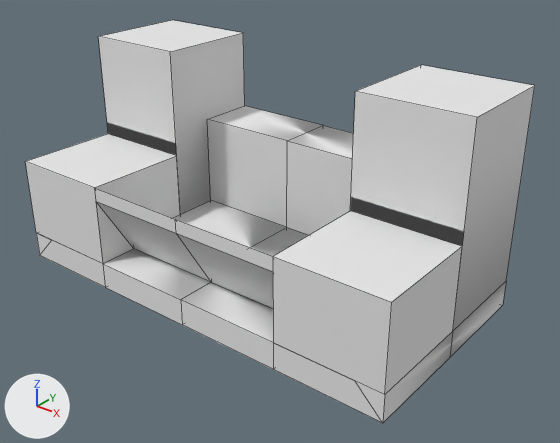
Before and after pictures for a commit that changed the OBJ model src/main/resources/assets/totally_immersive/models/block/multiblock/chemical_bath.obj.
Rendered twice from a camera (50 mm lens) standing at (6.14, -4.84, 3.68) and looking at (2.26, 0.01, 0.68). Lighting does not change. The marker at lower left points along +X, +Y and +Z. Mesh edges are drawn as thin lines. Where no turn or scale is listed for an object, it has been applied to the vertices.
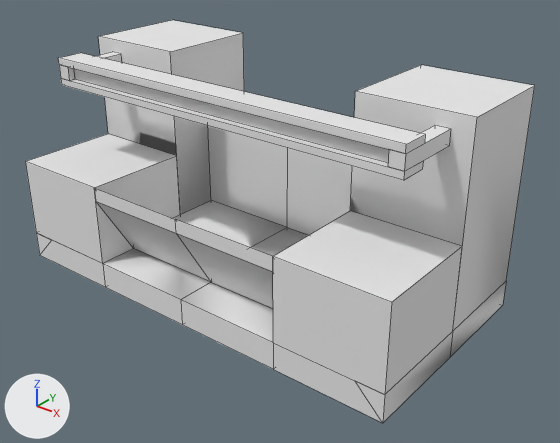
Where the change shows, as pixel boxes (x1, y1, x2, y2) in the pictures (560 x 443 px):
part 1 of me_cube, added
    after: (58, 52, 451, 180)
part 2 of me_cube, added
    after: (74, 69, 389, 163)

The change, as a list of edits to the scene's bpy script:
```text
Change me_cube:
    used by ob_cube; location = (0.0, 0.0, 0.0)
    verts and faces of me_cube; kept vertices keep their numbers, new ones are numbered from 70
    remove me_cube.from_pydata(...)  # 70 vertices, 88 faces; spans x 0.0..4.0, y -1.0..1.0, z 0.0..2.0
    add me_cube.from_pydata(...)  # 106 vertices, 118 faces; spans x 0.0..4.0, y -1.0..1.0, z 0.0..2.0
    me_cube part 1: a new loose piece of 28 vertices spanning x 0.19..3.81, y -0.62..0.0, z 1.69..1.94
    me_cube part 2
    add verts[70] = (0.31, -0.56, 1.88)
    add verts[71] = (0.31, -0.44, 1.88)
    add verts[72] = (0.31, -0.56, 1.75)  # pixel (74, 79)
    add verts[73] = (0.31, -0.44, 1.75)
    add for new, old in zip([*range(74, 78)], [*range(70, 74)]): verts[new] = verts[old] + (3.38, 0.0, 0.0)
    add faces += [(74, 76, 77, 75), (70, 71, 73, 72), (70, 74, 75, 71), (72, 73, 77, 76)]  # mat_none (white #e7e7e7)
    add faces += [(70, 72, 76, 74), (71, 75, 77, 73)]  # mat_m_05d0325d_3e3e_749e_78b0_773e8a6ce3b7 (its picture is missing)
```
